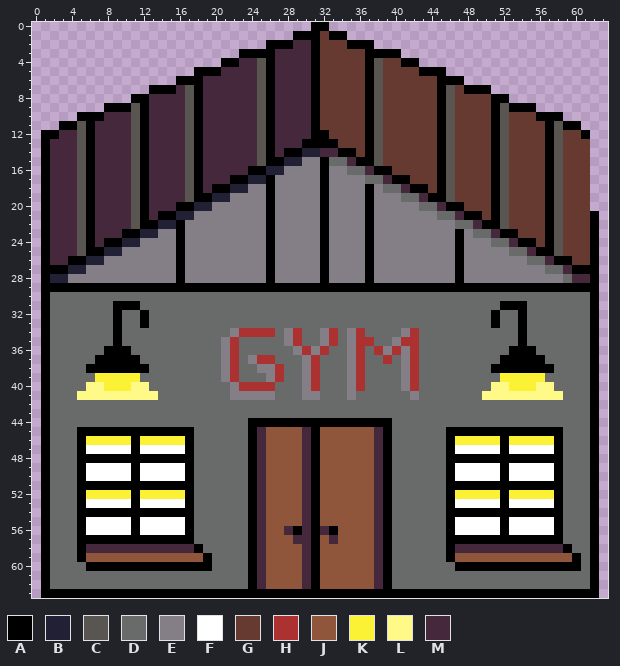
Two versions of one pixel-art file, assets/images/asprite/Gym_building.aseprite. Above: the version before the commit.
64x64 pixels, 1 frame. Colours within 5 levels of each other are drawn and written as one.
Palette (. is transparent): A #000000  B #222034  C #595652  D #696a6a  E #847e87  F #ffffff  G #663931  H #ac3232  J #8f563b  K #fbf236  L #fff987  M #45283c
Pixels before (only the part around the change), first column x 0:
 0 ...............................AA...............................
 1 .............................AAAGAA.............................
 2 ..........................AAAMMAGGGAAA..........................
 3 .......................AAAAMMMMAGGGGGAAAA.......................
 4 .....................AAMMCAMMMMAGGGGGACGGAA.....................
 5 ..................AAAMMMMCAMMMMAGGGGGACGGGGAAA..................
 6 ................AAAMMMMMMCAMMMMAGGGGGACGGGGGGAAA................
 7 .............AAAMCAMMMMMMCAMMMMAGGGGGACGGGGGGACGAAA.............
 8 ...........AAMMMMCAMMMMMMCAMMMMAGGGGGACGGGGGGACGGGGAA...........
 9 ........AAACAMMMMCAMMMMMMCAMMMMAGGGGGACGGGGGGACGGGGACAAA........
10 .....AAAMMMCAMMMMCAMMMMMMCAMMMMAGGGGGACGGGGGGACGGGGACGGGAAA.....
11 ...AACAMMMMCAMMMMCAMMMMMMCAMMMMAGGGGGACGGGGGGACGGGGACGGGGACAA...
12 .AAMMCAMMMMCAMMMMCAMMMMMMCAMMMMAAGGGGACGGGGGGACGGGGACGGGGACGGA..
13 .AMMMCAMMMMCAMMMMCAMMMMMMCAMMMAAAAGGGACGGGGGGACGGGGACGGGGACGGG..
14 .AMMMCAMMMMCAMMMMCAMMMMMMCAMAABBMMAAGACGGGGGGACGGGGACGGGGACGGG..
15 .AMMMCAMMMMCAMMMMCAMMMMMMCAABBEEADDMAACGGGGGGACGGGGACGGGGACGGG..
16 .AMMMCAMMMMCAMMMMCAMMMMMAABBEEEEAEEDDMAAGGGGGACGGGGACGGGGACGGG..
17 .AMMMCAMMMMCAMMMMCAMMMAABBAEEEEEAEEEEDDMAAGGGACGGGGACGGGGACGGG..
18 .AMMMCAMMMMCAMMMMCAMAABBEEAEEEEEAEEEEAEDDMAAGACGGGGACGGGGACGGG..
19 .AMMMCAMMMMCAMMMMCAABBEEEEAEEEEEAEEEEAEEEDDMAACGGGGACGGGGACGGG..
20 .AMMMCAMMMMCAMMMAABBEEEEEEAEEEEEAEEEEAEEEEEDDMAAGGGACGGGGACGGG..
21 .AMMMCAMMMMCAMAABBEEEEEEEEAEEEEEAEEEEAEEEEEEEDDMAAGACGGGGACGGGA.
22 .AMMMCAMMMMCAABBAEEEEEEEEEAEEEEEAEEEEAEEEEEEEEEDDMAACGGGGACGGGA.
23 .AMMMCAMMMAABBEEAEEEEEEEEEAEEEEEAEEEEAEEEEEEEEEAEDDMAAGGGACGGGA.
24 .AMMMCAMAABBEEEEAEEEEEEEEEAEEEEEAEEEEAEEEEEEEEEAEEEDDMAAGACGGGA.
25 .AMMMCAABBEEEEEEAEEEEEEEEEAEEEEEAEEEEAEEEEEEEEEAEEEEEDDMAACGGGA.
26 .AMMAABBEEEEEEEEAEEEEEEEEEAEEEEEAEEEEAEEEEEEEEEAEEEEEEEDDMAAGGA.
27 .AAABBEEEEEEEEEEAEEEEEEEEEAEEEEEAEEEEAEEEEEEEEEAEEEEEEEEEDDMAAA.
28 .ABBEEEEEEEEEEEEAEEEEEEEEEAEEEEEAEEEEAEEEEEEEEEAEEEEEEEEEEEDMMA.
29 .AAAAAAAAAAAAAAAAAAAAAAAAAAAAAAAAAAAAAAAAAAAAAAAAAAAAAAAAAAAAAA.
30 .ADDDDDDDDDDDDDDDDDDDDDDDDDDDDDDDDDDDDDDDDDDDDDDDDDDDDDDDDDDDDA.
31 .ADDDDDDDAAADDDDDDDDDDDDDDDDDDDDDDDDDDDDDDDDDDDDDDDDAAADDDDDDDA.
32 .ADDDDDDDADDADDDDDDDDDDDDDDDDDDDDDDDDDDDDDDDDDDDDDDADDADDDDDDDA.
33 .ADDDDDDDADDADDDDDDDDDDDDDDDDDDDDDDDDDDDDDDDDDDDDDDADDADDDDDDDA.
34 .ADDDDDDDADDDDDDDDDDDDEHHHHDEHDDEHDEHDDDDEHDDDDDDDDDDDADDDDDDDA.
35 .ADDDDDDDADDDDDDDDDDDEHDDDDDEHDDEHDEHHDDEHHDDDDDDDDDDDADDDDDDDA.
36 .ADDDDDDAAADDDDDDDDDDEHDDDDDDEHEHDDEHDHEHEHDDDDDDDDDDAAADDDDDDA.
37 .ADDDDDAAAAADDDDDDDDDEHDEHHDDDEHDDDEHDDHDEHDDDDDDDDDAAAAADDDDDA.
38 .ADDDDAAAAAAADDDDDDDDEHDDEEHDDEHDDDEHDDDDEHDDDDDDDDAAAAAAADDDDA.
39 .ADDDDDKKKKKDDDDDDDDDEHDDDEHDDEHDDDEHDDDDEHDDDDDDDDDKKKKKDDDDDA.
40 .ADDDDLLKKKLLDDDDDDDDDEHHHHDDDEHDDDEHDDDDEHDDDDDDDDLLKKKLLDDDDA.
41 .ADDDLLLLLLLLLDDDDDDDDEEEEEDDDEEDDDEDDDDDDEDDDDDDDLLLLLLLLLDDDA.
42 .ADDDDDDDDDDDDDDDDDDDDDDDDDDDDDDDDDDDDDDDDDDDDDDDDDDDDDDDDDDDDA.
43 .ADDDDDDDDDDDDDDDDDDDDDDDDDDDDDDDDDDDDDDDDDDDDDDDDDDDDDDDDDDDDA.
44 .ADDDDDDDDDDDDDDDDDDDDDDAAAAAAAAAAAAAAAADDDDDDDDDDDDDDDDDDDDDDA.
45 .ADDDAAAAAAAAAAAAADDDDDDAMJJJJMAJJJJJJMADDDDDDAAAAAAAAAAAAADDDA.
46 .ADDDAKKKKKAKKKKKADDDDDDAMJJJJMAJJJJJJMADDDDDDAKKKKKAKKKKKADDDA.
47 .ADDDAFFFFFAFFFFFADDDDDDAMJJJJMAJJJJJJMADDDDDDAFFFFFAFFFFFADDDA.
48 .ADDDAAAAAAAAAAAAADDDDDDAMJJJJMAJJJJJJMADDDDDDAAAAAAAAAAAAADDDA.
49 .ADDDAFFFFFAFFFFFADDDDDDAMJJJJMAJJJJJJMADDDDDDAFFFFFAFFFFFADDDA.
50 .ADDDAFFFFFAFFFFFADDDDDDAMJJJJMAJJJJJJMADDDDDDAFFFFFAFFFFFADDDA.
51 .ADDDAAAAAAAAAAAAADDDDDDAMJJJJMAJJJJJJMADDDDDDAAAAAAAAAAAAADDDA.
52 .ADDDAKKKKKAKKKKKADDDDDDAMJJJJMAJJJJJJMADDDDDDAKKKKKAKKKKKADDDA.
53 .ADDDAFFFFFAFFFFFADDDDDDAMJJJJMAJJJJJJMADDDDDDAFFFFFAFFFFFADDDA.
54 .ADDDAAAAAAAAAAAAADDDDDDAMJJJJMAJJJJJJMADDDDDDAAAAAAAAAAAAADDDA.
55 .ADDDAFFFFFAFFFFFADDDDDDAMJJJJMAJJJJJJMADDDDDDAFFFFFAFFFFFADDDA.
56 .ADDDAFFFFFAFFFFFADDDDDDAMJJMAMAMAJJJJMADDDDDDAFFFFFAFFFFFADDDA.
57 .ADDDAAAAAAAAAAAAADDDDDDAMJJJMMAJMJJJJMADDDDDDAAAAAAAAAAAAADDDA.
58 .ADDDAMMMMMMMMMMMMADDDDDAMJJJJMAJJJJJJMADDDDDDAMMMMMMMMMMMMADDA.
59 .ADDDAJJJJJJJJJJJJJADDDDAMJJJJMAJJJJJJMADDDDDDAJJJJJJJJJJJJJADA.
60 .ADDDDAAAAAAAAAAAAAADDDDAMJJJJMAJJJJJJMADDDDDDDAAAAAAAAAAAAAADA.
61 .ADDDDDDDDDDDDDDDDDDDDDDAMJJJJMAJJJJJJMADDDDDDDDDDDDDDDDDDDDDDA.
62 .ADDDDDDDDDDDDDDDDDDDDDDAMJJJJMAJJJJJJMADDDDDDDDDDDDDDDDDDDDDDA.
63 .AAAAAAAAAAAAAAAAAAAAAAAAAAAAAAAAAAAAAAAAAAAAAAAAAAAAAAAAAAAAAA.
And afterwards:
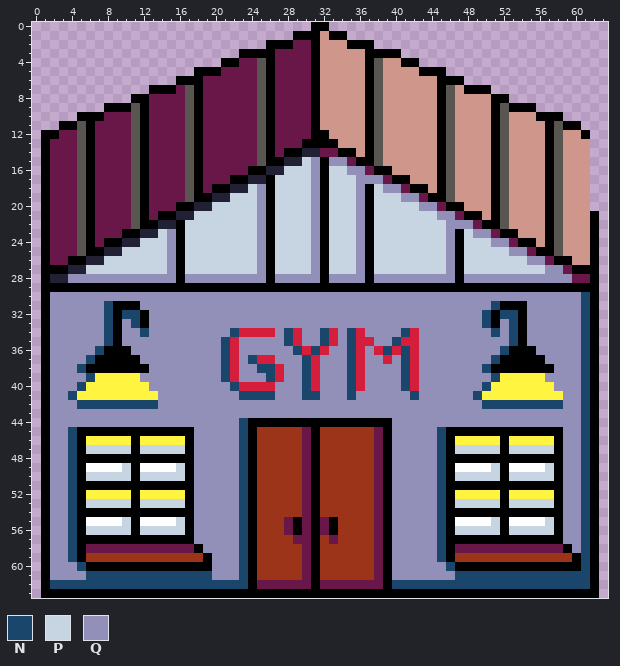
Colours new in this view: N #1a466b  P #c7d4e1  Q #928fb8
Edits made:
colour G: #663931 -> #cf968c
colour H: #ac3232 -> #d41e3c
colour J: #8f563b -> #9c341a
colour K: #fbf236 -> #fff540
colour M: #45283c -> #691749
Changed rows in their new state; - is a pixel that keeps its letter.
first column x 2:
15 ----------------------------PQ-QQ---------------------------
16 --------------------------PPPQ-PPQQ-------------------------
17 -------------------------PPPPQ-PPPQQQ-----------------------
18 ----------------------PQ-PPPPQ-PPPQ-PQQ---------------------
19 --------------------PPPQ-PPPPQ-PPPQ-PPPQQ-------------------
20 ------------------PPPPPQ-PPPPQ-PPPQ-PPPPPQQ-----------------
21 ----------------PPPPPPPQ-PPPPQ-PPPQ-PPPPPPPQQ---------------
22 ---------------PPPPPPPPQ-PPPPQ-PPPQ-PPPPPPPPQQQ-------------
23 ------------PQ-PPPPPPPPQ-PPPPQ-PPPQ-PPPPPPPPQ-PQQ-----------
24 ----------PPPQ-PPPPPPPPQ-PPPPQ-PPPQ-PPPPPPPPQ-PPPQQ---------
25 --------PPPPPQ-PPPPPPPPQ-PPPPQ-PPPQ-PPPPPPPPQ-PPPPPQQ-------
26 ------PPPPPPPQ-PPPPPPPPQ-PPPPQ-PPPQ-PPPPPPPPQ-PPPPPPPQQ-----
27 ----PPPPPPPPPQ-PPPPPPPPQ-PPPPQ-PPPQ-PPPPPPPPQ-PPPPPPPPPQQ---
28 --QQQQQQQQQQQQ-QQQQQQQQQ-QQQQQ-QQQQ-QQQQQQQQQ-QQQQQQQQQQQQ--
30 QQQQQQQQQQQQQQQQQQQQQQQQQQQQQQQQQQQQQQQQQQQQQQQQQQQQQQQQQQQN
31 QQQQQQN---QQQQQQQQQQQQQQQQQQQQQQQQQQQQQQQQQQQQQQQN---QQQQQQN
32 QQQQQQN-NN-QQQQQQQQQQQQQQQQQQQQQQQQQQQQQQQQQQQQQN-NN-QQQQQQN
33 QQQQQQN-QN-QQQQQQQQQQQQQQQQQQQQQQQQQQQQQQQQQQQQQN-QN-QQQQQQN
34 QQQQQQN-QQNQQQQQQQQQN----QN-QQN-QN-QQQQN-QQQQQQQQNQN-QQQQQQN
35 QQQQQQN-QQQQQQQQQQQN-QQQQQN-QQN-QN--QQN--QQQQQQQQQQN-QQQQQQN
36 QQQQQN---QQQQQQQQQQN-QQQQQQN-N-QQN-Q-N-N-QQQQQQQQQN---QQQQQN
37 QQQQN-----QQQQQQQQQN-QN--QQQN-QQQN-QQ-QN-QQQQQQQQN-----QQQQN
38 QQQN-------QQQQQQQQN-QQNN-QQN-QQQN-QQQQN-QQQQQQQN-------QQQN
39 QQQQN-----QQQQQQQQQN-QQQN-QQN-QQQN-QQQQN-QQQQQQQQN-----QQQQN
40 QQQNKK---KKQQQQQQQQQN----QQQN-QQQN-QQQQN-QQQQQQQNKK---KKQQQN
41 QQNKKKKKKKKKQQQQQQQQQNNNNQQQNNQQQNQQQQQQNQQQQQQNKKKKKKKKKQQN
42 QQQNNNNNNNNNQQQQQQQQQQQQQQQQQQQQQQQQQQQQQQQQQQQQNNNNNNNNNQQN
43 QQQQQQQQQQQQQQQQQQQQQQQQQQQQQQQQQQQQQQQQQQQQQQQQQQQQQQQQQQQN
44 QQQQQQQQQQQQQQQQQQQQQN----------------QQQQQQQQQQQQQQQQQQQQQN
45 QQN-------------QQQQQN-J--------------QQQQQN-------------QQN
46 QQN-------------QQQQQN-J--------------QQQQQN-------------QQN
47 QQN-PPPPP-PPPPP-QQQQQN-J--------------QQQQQN-PPPPP-PPPPP-QQN
48 QQN-------------QQQQQN-J--------------QQQQQN-------------QQN
49 QQN-----P-----P-QQQQQN-J--------------QQQQQN-----P-----P-QQN
50 QQN-PPPPP-PPPPP-QQQQQN-J--------------QQQQQN-PPPPP-PPPPP-QQN
51 QQN-------------QQQQQN-J--------------QQQQQN-------------QQN
52 QQN-------------QQQQQN-J--------------QQQQQN-------------QQN
53 QQN-PPPPP-PPPPP-QQQQQN-J--------------QQQQQN-PPPPP-PPPPP-QQN
54 QQN-------------QQQQQN-J--------------QQQQQN-------------QQN
55 QQN-----P-----P-QQQQQN-J--MA--MA------QQQQQN-----P-----P-QQN
56 QQN-PPPPP-PPPPP-QQQQQN-J--------------QQQQQN-PPPPP-PPPPP-QQN
57 QQN-------------QQQQQN-J--------------QQQQQN-------------QQN
58 QQN--------------QQQQN-J--------------QQQQQN--------------QN
59 QQN---------------QQQN-J--------------QQQQQN---------------N
60 QQQN--------------QQQN-J--------------QQQQQQN--------------N
61 QQQQNNNNNNNNNNNNNNQQQN-J--------------QQQQQQQNNNNNNNNNNNNNNN
62 NNNNNNNNNNNNNNNNNNNNNN--MMMM--MMMMMM--NNNNNNNNNNNNNNNNNNNNNN
Boxes around the changes in both pictures, in picture pixels (x1, y1, x2, y2):
changed: (50, 31, 590, 589)
